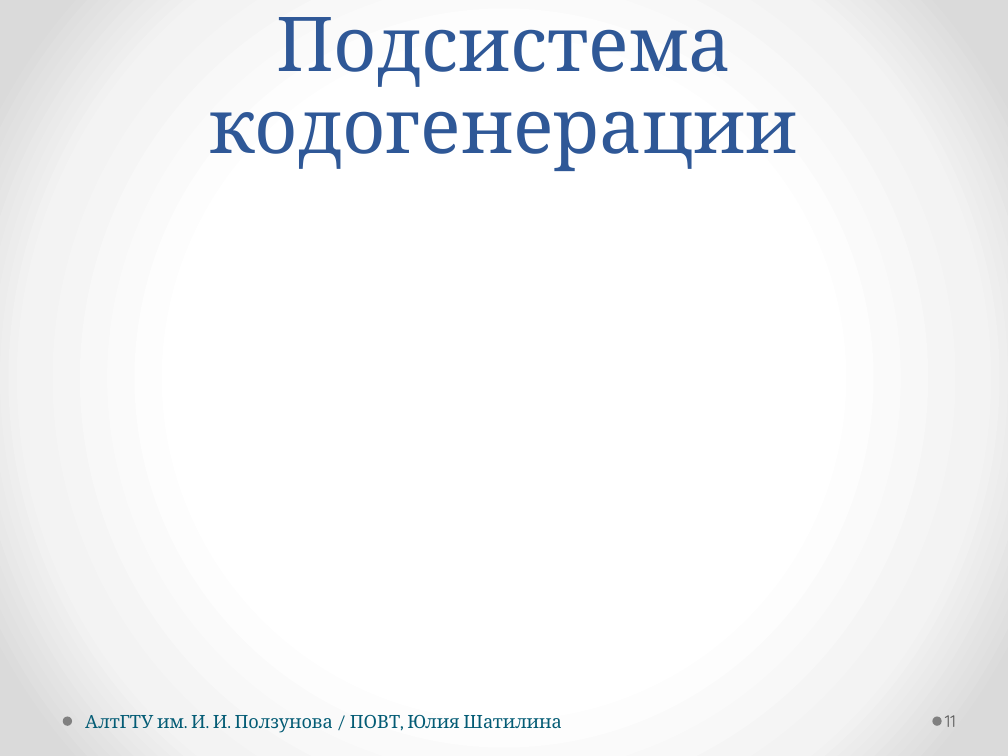
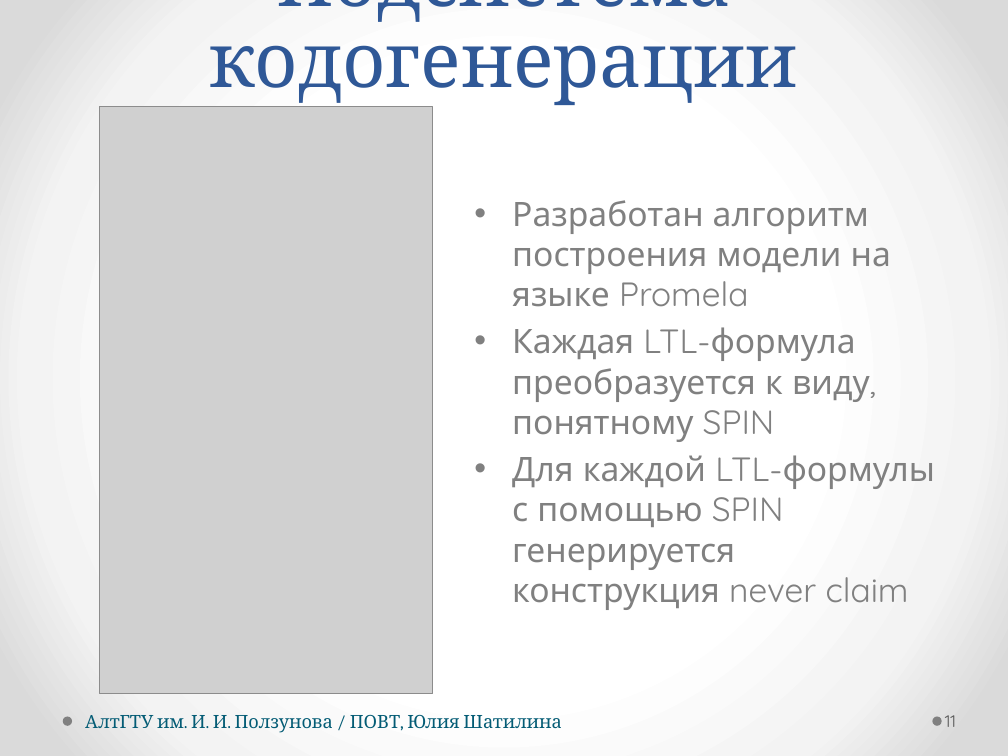
Before and after one commit to hisohito/proto-doc, a slide deck: slide 11 of shatilina.pptx. Drawn at 1008x756 pixels with LibreOffice and Linux fonts; fonts in the diff are those of the drawing; grey boxes stand for pictures. Boxes give left, top, right and bottom in pixels: in the first picture for what was removed or moved away, otherwise in the second. Text is boxed around its words. In the diff, an @@ line names an element or a change of style, - is before the commit and + after.

```diff
--- a/shatilina.pptx
+++ b/shatilina.pptx
@@ title "Подсистема кодогенерации" rewrapped from (x1=210, y1=17, x2=798, y2=171) to (x1=210, y1=0, x2=798, y2=107) @@
@@ picture added at (x1=99, y1=107, x2=432, y2=695) @@
@@ text added at (x1=512, y1=200, x2=935, y2=610), 24 pt, text #808080 @@
+• Разработан алгоритм построения модели на языке Promela
+• Каждая LTL-формула преобразуется к виду, понятному SPIN
+• Для каждой LTL-формулы с помощью SPIN генерируется конструкция never claim
```
Also in this commit, not shown: 4 other slides changed, 1 slide removed, 12 other files.
